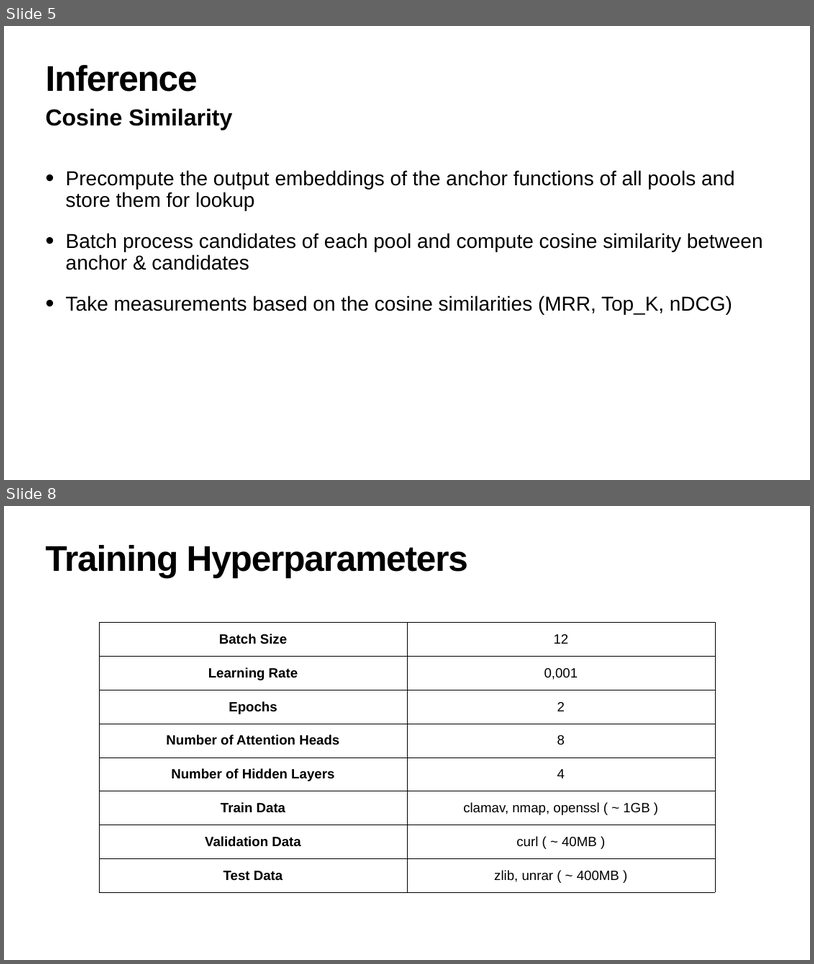
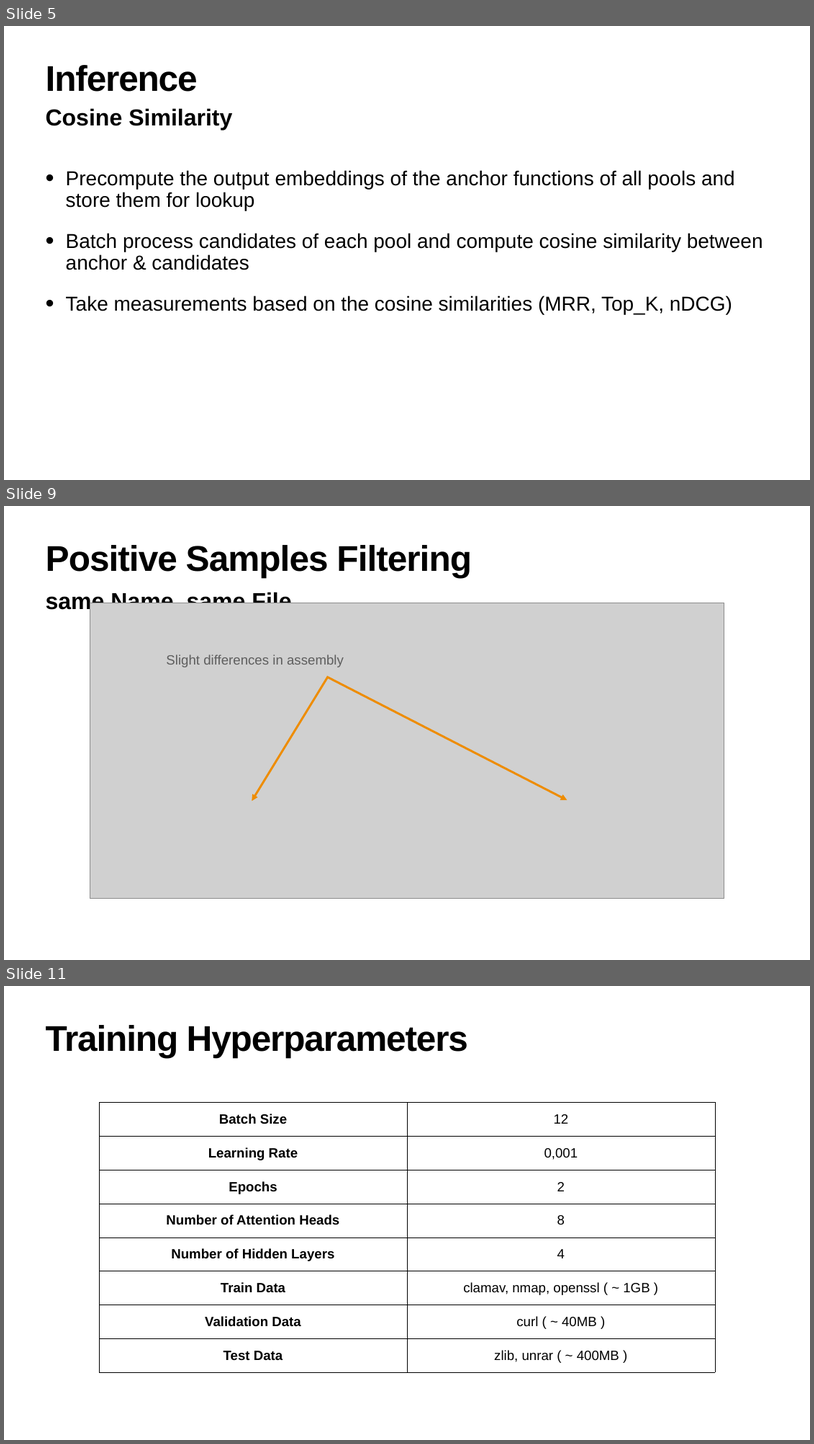
Before and after one commit to julig3ccd/BinAI, a slide deck: presentation/final_presentation.pptx. Shown one above the other, each under a label of ours: slides 5 and 8 before the commit, slides 5, 9 and 11 after it; the slides between them are not shown. The pictures are 814x964 and 814x1444 pixels, drawn with LibreOffice and Linux fonts; fonts in the diff are those of the drawing; grey boxes stand for pictures. Boxes give left, top, right and bottom in pixels: in the first picture for what was removed or moved away, otherwise in the second. Text is boxed around its words. In the diff, an @@ line names an element or a change of style, - is before the commit and + after.

```diff
--- a/presentation/final_presentation.pptx
+++ b/presentation/final_presentation.pptx
@@ slide 9 added at (x1=4, y1=506, x2=810, y2=960), background #FFFFFF @@
@@ title added at (x1=46, y1=545, x2=472, y2=577), 85 pt, text #000000, bold @@
+Positive Samples Filtering
@@ subtitle added at (x1=46, y1=590, x2=291, y2=613), 55 pt, text #000000, bold @@
+same Name, same File
@@ picture added at (x1=90, y1=602, x2=724, y2=898) @@
@@ text added at (x1=166, y1=654, x2=344, y2=667), 32 pt, text #5E5E5E @@
+Slight differences in assembly
@@ arrow added from (328, 676) to (252, 800), #EE8C00 5 pt @@
@@ arrow added from (329, 677) to (567, 800), #EE8C00 5 pt @@
@@ what was slide 8 is now slide 11 @@
```
Also in this commit, not shown: 3 slides changed, 2 other slides added, 1 other file.
